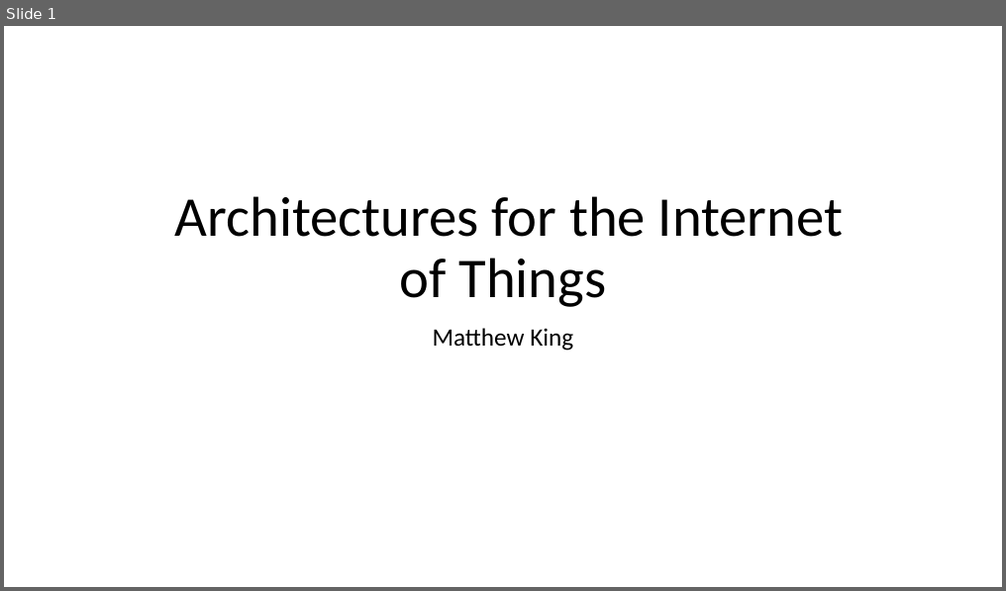
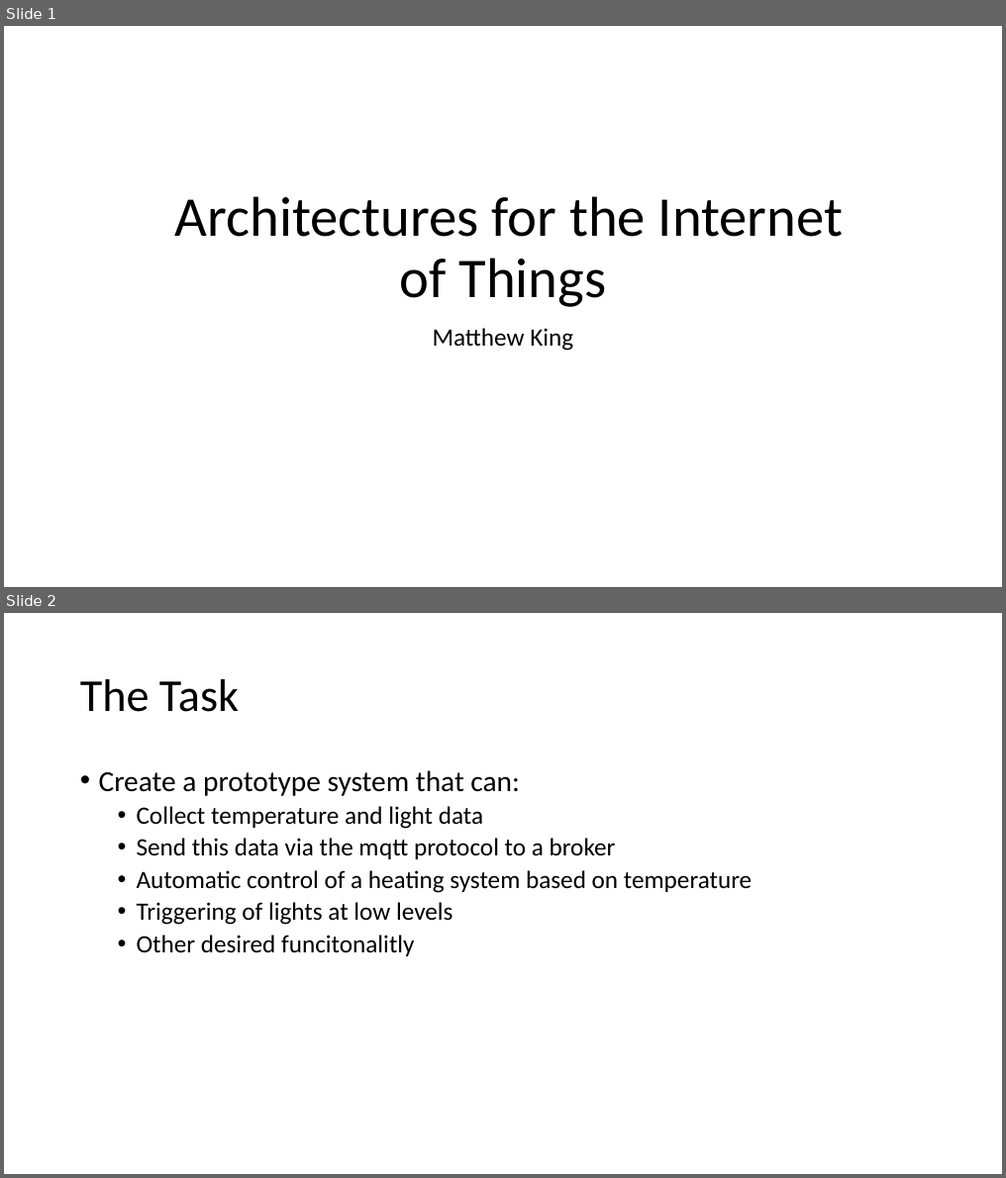
Before and after one commit to mattking976/Final-Year-Work, a slide deck: Architechtures of the internet of things/Semester 1/Report and demo presentation/Presentation for 30th jan 2019.pptx. Shown one above the other, each under a label of ours: slide 1 before the commit, slides 1 and 2 after it. The pictures are 1006x591 and 1006x1178 pixels, drawn with LibreOffice and Linux fonts; fonts in the diff are those of the drawing. Boxes give left, top, right and bottom in pixels: in the first picture for what was removed or moved away, otherwise in the second. Text is boxed around its words. In the diff, an @@ line names an element or a change of style, - is before the commit and + after.

```diff
--- a/Architechtures of the internet of things/Semester 1/Report and demo presentation/Presentation for 30th jan 2019.pptx
+++ b/Architechtures of the internet of things/Semester 1/Report and demo presentation/Presentation for 30th jan 2019.pptx
@@ slide 2 added at <box>4,613,1002,1174</box>, background #FFFFFF @@
@@ title added at <box>80,679,239,712</box>, 44 pt, text #000000 @@
+The Task
@@ text added at <box>99,770,751,957</box>, 24 pt, text #000000 @@
+• Create a prototype system that can:
+  • Collect temperature and light data
+  • Send this data via the m qtt protocol to a broker
+  • Automatic control of a heating system based on temperature
+  • Triggering of lights at low levels
+  • Other desired funcitonalitly
```
Also in this commit, not shown: 2 slides changed, 4 other files.
